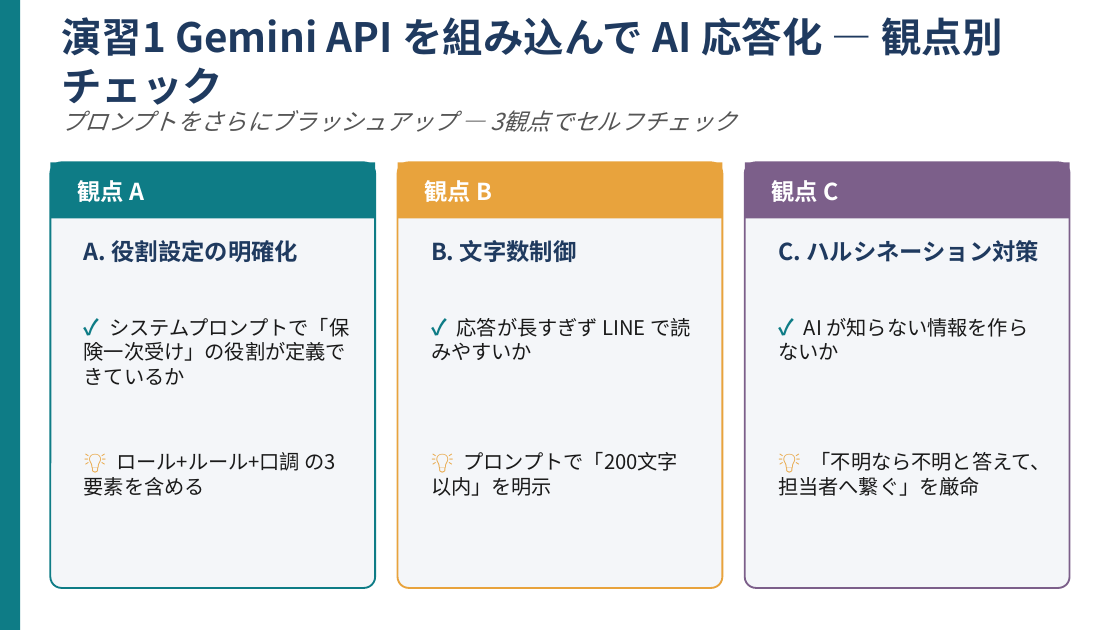
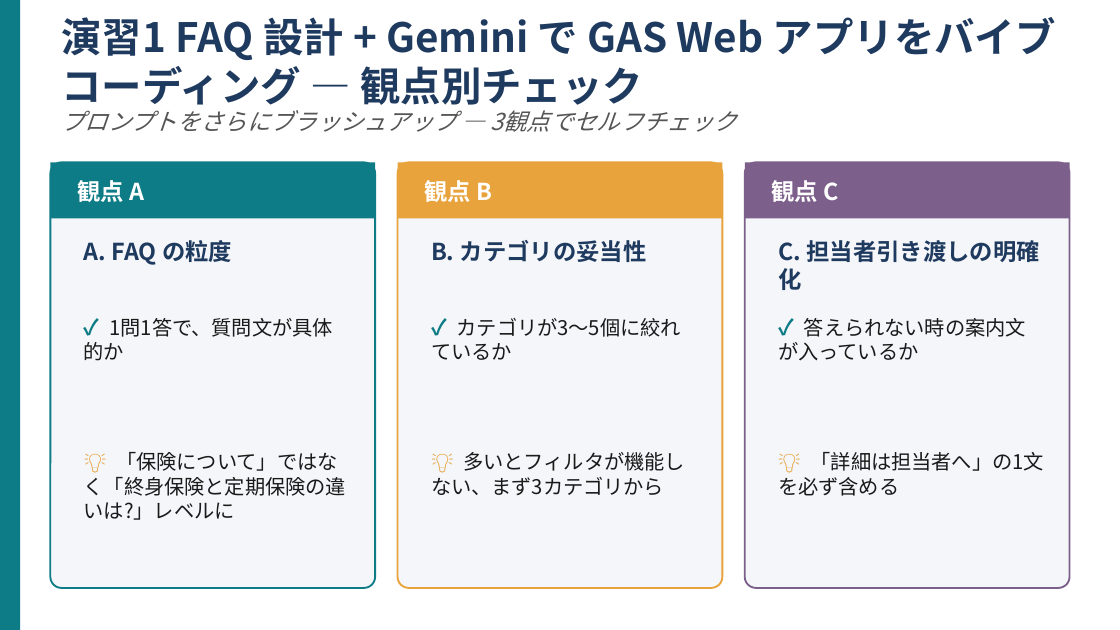
Before and after one commit to kana-story-321/github.io, a slide deck: slide 5 of lecture_pptx/out/s11/ワーク02.pptx. Drawn at 1120x630 pixels with LibreOffice and Linux fonts; fonts in the diff are those of the drawing. Boxes give left, top, right and bottom in pixels: in the first picture for what was removed or moved away, otherwise in the second. Text is boxed around its words. In the diff, an @@ line names an element or a change of style, - is before the commit and + after.

```diff
--- a/lecture_pptx/out/s11/ワーク02.pptx
+++ b/lecture_pptx/out/s11/ワーク02.pptx
@@ text at (61,17,1056,113): text changed @@
-演習1 Gemini API を組み込んで AI 応答化 — 観点別チェック
+演習1 FAQ 設計 + Gemini で GAS Web アプリをバイブコーディング — 観点別チェック
@@ text at (84,240,232,265): text changed @@
-A. 役割設定の明確化
+A. FAQ の粒度
@@ text at (431,240,647,262): text changed @@
-B. 文字数制御
+B. カテゴリの妥当性
@@ text at (778,240,1039,290): text changed @@
-C. ハルシネーション対策
+C. 担当者引き渡しの明確化
@@ text at (84,318,333,361): text changed @@
-✓ システムプロンプトで「保険一次受け」の役割が定義できているか
+✓ 1問1答で、質問文が具体的か
@@ text at (457,318,681,337): text changed @@
-✓ 応答が長すぎず LINE で読みやすいか
+✓ カテゴリが3〜5個に絞れているか
@@ text at (778,318,1026,361): text changed @@
-✓ AI が知らない情報を作らないか
+✓ 答えられない時の案内文が入っているか
@@ text at (84,452,346,520): text changed @@
-💡 ロール+ルール+口調 の3要素を含める
+💡 「保険について」ではなく「終身保険と定期保険の違いは?」レベルに
@@ text at (431,452,685,495): text changed @@
-💡 プロンプトで「200文字以内」を明示
+💡 多いとフィルタが機能しない、まず3カテゴリから
@@ text at (811,452,1044,471): text changed @@
-💡 「不明なら不明と答えて、担当者へ繋ぐ」を厳命
+💡 「詳細は担当者へ」の1文を必ず含める
```
Also in this commit, not shown: 7 other slides changed, 5 other files.
